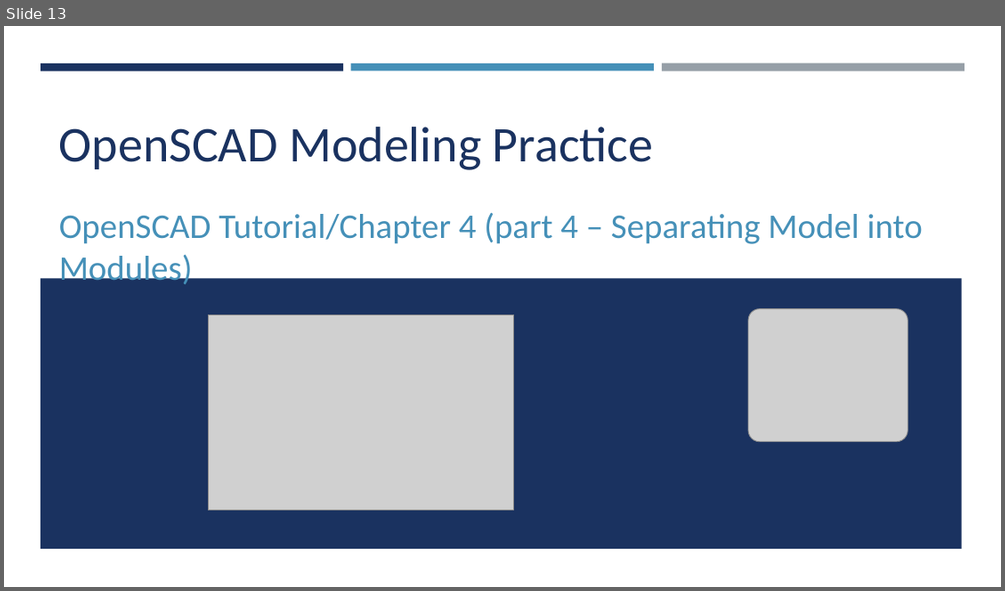
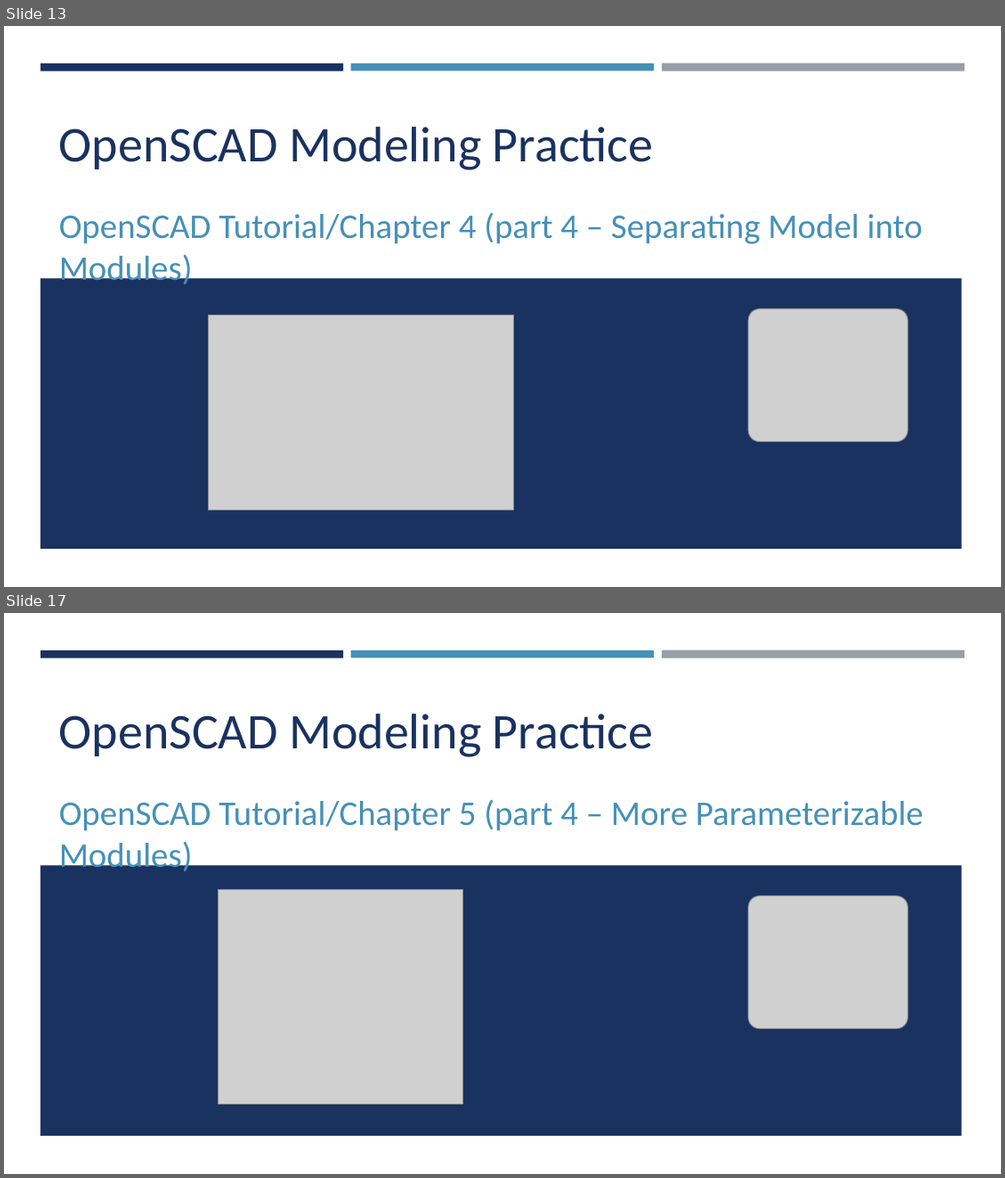
Before and after one commit to yasenstar/openscad, a slide deck: OpenSCAD.pptx. Shown one above the other, each under a label of ours: slide 13 before the commit, slides 13 and 17 after it; the slides between them are not shown. The pictures are 1005x591 and 1005x1178 pixels, drawn with LibreOffice and Linux fonts; fonts in the diff are those of the drawing; grey boxes stand for pictures. Boxes give left, top, right and bottom in pixels: in the first picture for what was removed or moved away, otherwise in the second. Text is boxed around its words. In the diff, an @@ line names an element or a change of style, - is before the commit and + after.

Commit message:
chapter5 part 1

```diff
--- a/OpenSCAD.pptx
+++ b/OpenSCAD.pptx
@@ slide 17 added at (4,613,1001,1174), background #FFFFFF; not listed: 4 template elements that a slide beside it also shows @@
@@ title added at (59,714,653,757), 48 pt, text #1A3260 @@
+OpenSCAD Modeling Practice
@@ subtitle added at (59,800,923,875), 33.3 pt, text #4590B8 @@
+OpenSCAD Tutorial/Chapter 5 (part 4 – More Parameterizable Modules)
@@ picture added at (218,890,463,1103) @@
@@ picture added at (748,896,907,1029) @@
```
Also in this commit, not shown: 3 other slides added, 5 other files.
